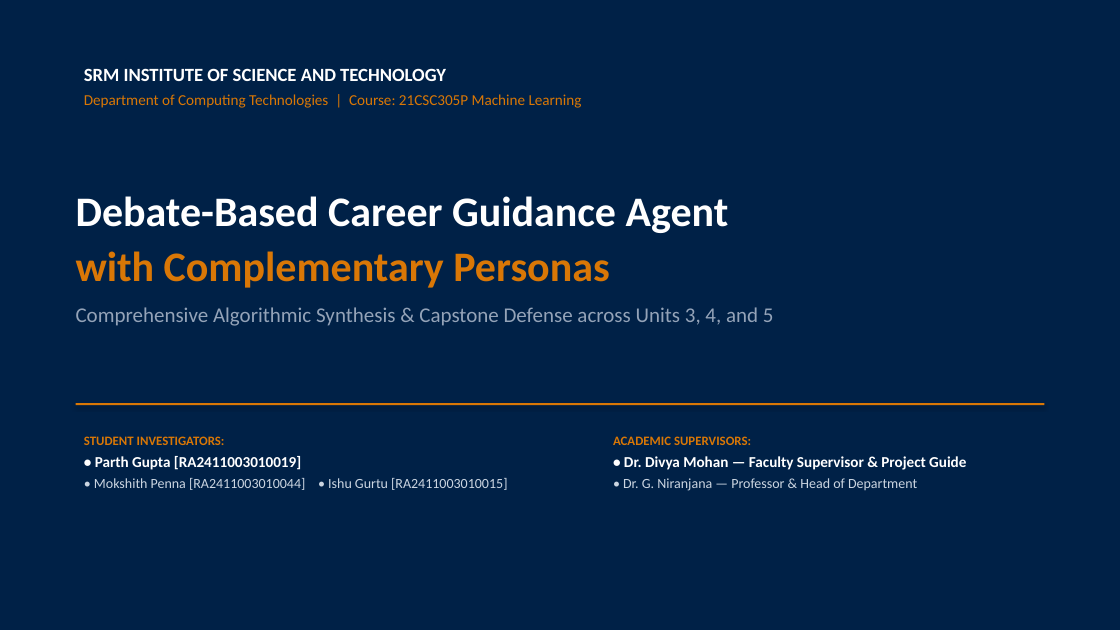
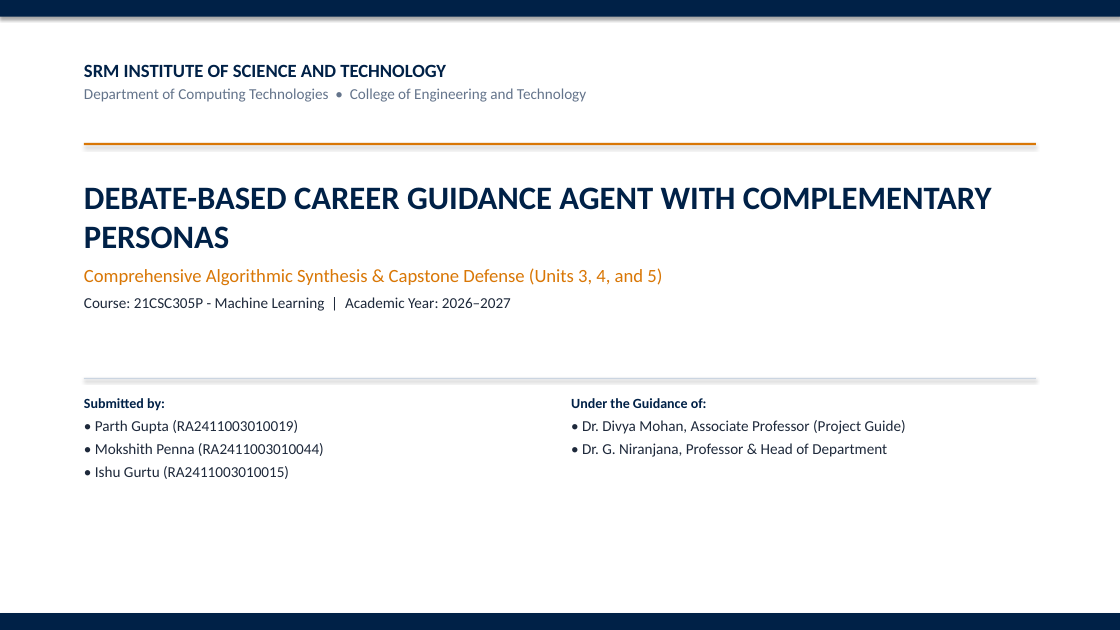
Before and after one commit to parth2024-tech/SRM-21CSC305P-Machine-Learning-Career-Guidance-Debate-Agent, a slide deck: slide 1 of presentation_unit3_unit4_unit5.pptx. Drawn at 1120x630 pixels with LibreOffice and Linux fonts; fonts in the diff are those of the drawing. Boxes give left, top, right and bottom in pixels: in the first picture for what was removed or moved away, otherwise in the second. Text is boxed around its words. In the diff, an @@ line names an element or a change of style, - is before the commit and + after.

Commit message:
refactor(presentation): switch to clean generic academic PPT template without emojis or pastel dashboard cards

```diff
--- a/presentation_unit3_unit4_unit5.pptx
+++ b/presentation_unit3_unit4_unit5.pptx
@@ rectangle at (0, 0, 1120, 630): fill #002147 to #FFFFFF @@
@@ rectangle added at (0, 0, 1120, 17), fill #002147 @@
@@ text at (84, 88, 586, 102): text changed; text colour #D97706 to #64748B @@
-Department of Computing Technologies | Course: 21CSC305P Machine Learning
+Department of Computing Technologies • College of Engineering and Technology
@@ text at (84, 64, 446, 77): text colour #FFFFFF to #002147 in "SRM INSTITUTE OF SCIENCE AND TECHNOLOGY" @@
@@ rectangle: place and size @@
-rectangle at (76, 403, 1044, 406)
+rectangle at (84, 143, 1036, 145)
@@ text at (84, 187, 992, 311): text changed; size 18 to 16 pt; text colour #94A3B8 to #D97706 @@
-Debate-Based Career Guidance Agent
-with Complementary Personas
-Comprehensive Algorithmic Synthesis & Capstone Defense across Units 3, 4, and 5
+DEBATE-BASED CAREER GUIDANCE AGENT WITH COMPLEMENTARY PERSONAS
+Comprehensive Algorithmic Synthesis & Capstone Defense (Units 3, 4, and 5)
+Course: 21CSC305P - Machine Learning | Academic Year: 2026–2027
@@ rectangle added at (84, 378, 1036, 379), fill #CBD5E1 @@
@@ text at (84, 398, 324, 479): text changed; size 12 to 13 pt; text colour #CBD5E1 to #1E293B @@
-STUDENT INVESTIGATORS:
-• Parth Gupta [RA2411003010019]
-• Mokshith Penna [RA2411003010044] • Ishu Gurtu [RA2411003010015]
+Submitted by:
+• Parth Gupta (RA2411003010019)
+• Mokshith Penna (RA2411003010044)
+• Ishu Gurtu (RA2411003010015)
@@ text at (571, 398, 906, 457): text changed; text colour #FFFFFF to #1E293B; bold off @@
-ACADEMIC SUPERVISORS:
-• Dr. Divya Mohan — Faculty Supervisor & Project Guide
-• Dr. G. Niranjana — Professor & Head of Department
+Under the Guidance of:
+• Dr. Divya Mohan, Associate Professor (Project Guide)
+• Dr. G. Niranjana, Professor & Head of Department
@@ rectangle added at (0, 613, 1120, 630), fill #002147 @@
```
Also in this commit, not shown: 13 other slides changed, 2 other files.
